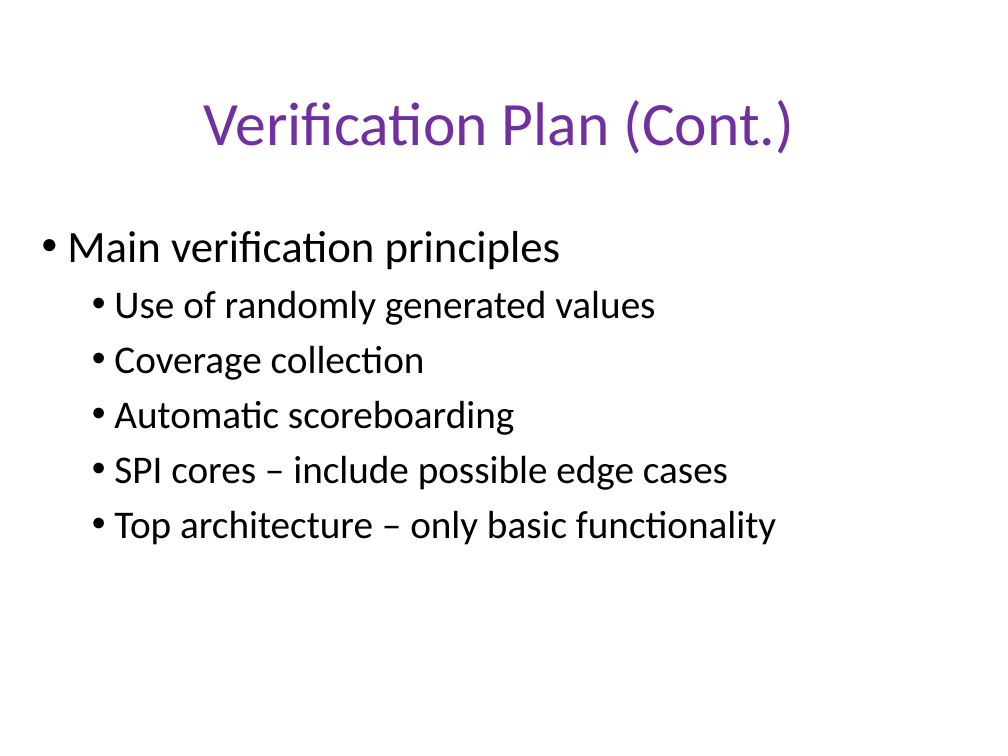
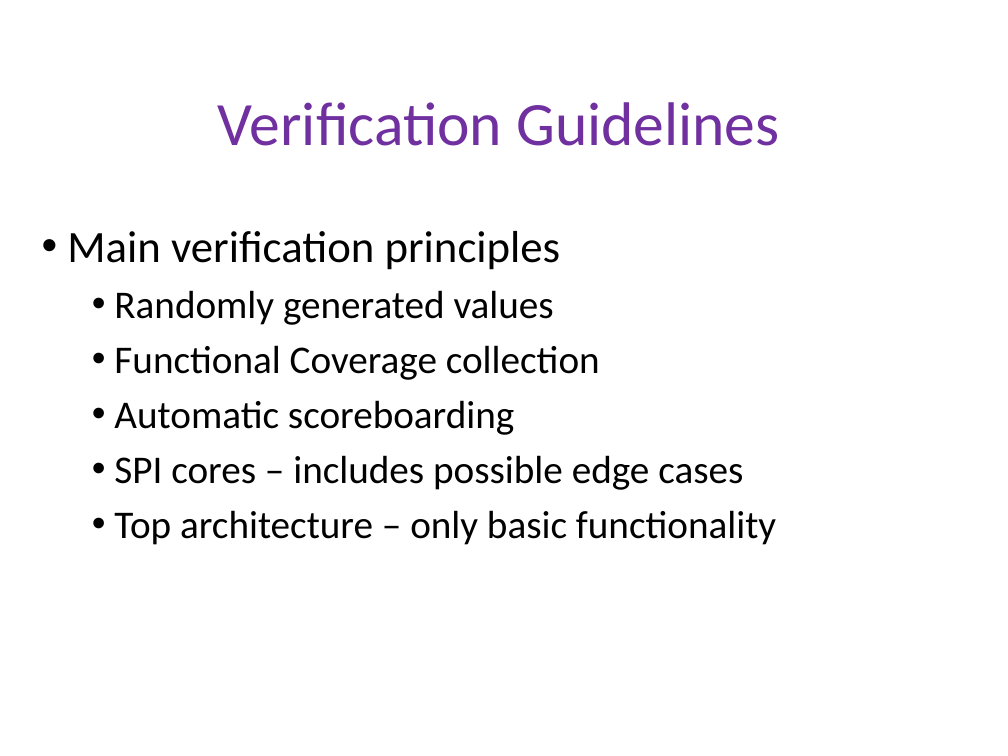
Before and after one commit to dengqingyong/vlsi-spi, a slide deck: slide 20 of Presentations/Final_Presentation/spi_final_presentation.pptx (slide 14 before the commit). Drawn at 1008x756 pixels with LibreOffice and Linux fonts; fonts in the diff are those of the drawing; background and template pictures are left out. Boxes give left, top, right and bottom in pixels: in the first picture for what was removed or moved away, otherwise in the second. Text is boxed around its words. In the diff, an @@ line names an element or a change of style, - is before the commit and + after.

```diff
--- a/Presentations/Final_Presentation/spi_final_presentation.pptx
+++ b/Presentations/Final_Presentation/spi_final_presentation.pptx
@@ title at bbox=[218, 102, 779, 146]: text changed @@
-Verification Plan (Cont.)
+Verification Guidelines
@@ subtitle at bbox=[114, 290, 600, 380]: text changed @@
-  • Use of randomly generated values
-  • Coverage collection
+  • Randomly generated values
+  • Functional Coverage collection
@@ subtitle at bbox=[114, 455, 743, 490]: text changed @@
-  • SPI cores – include possible edge cases
+  • SPI cores – includes possible edge cases
```
Also in this commit, not shown: 15 other slides changed, 9 slides added, 1 slide removed, 1 other file.
